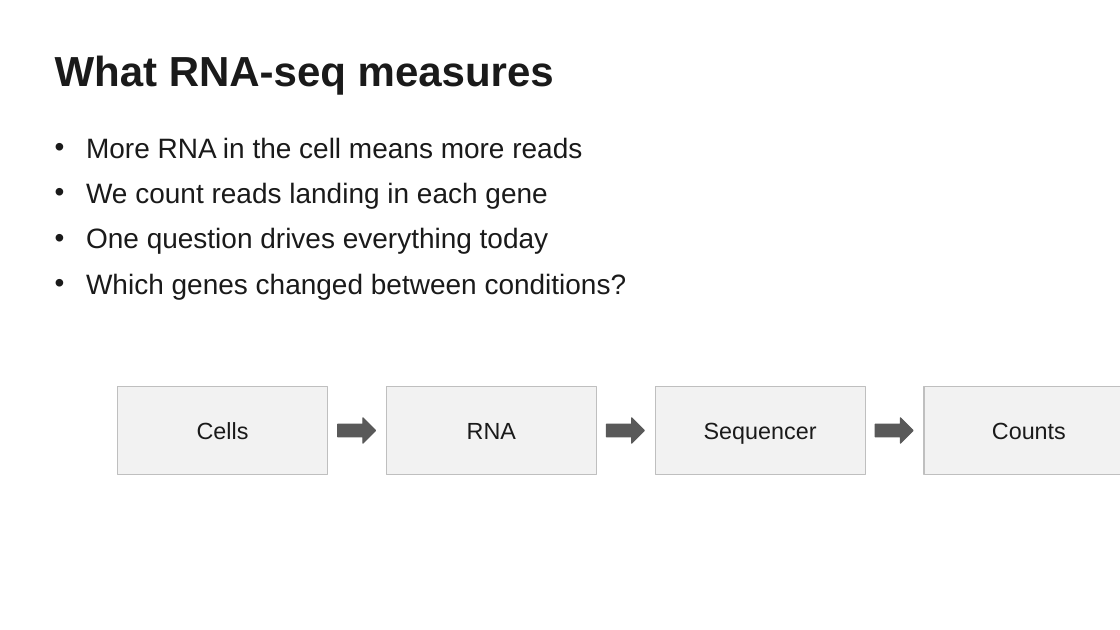
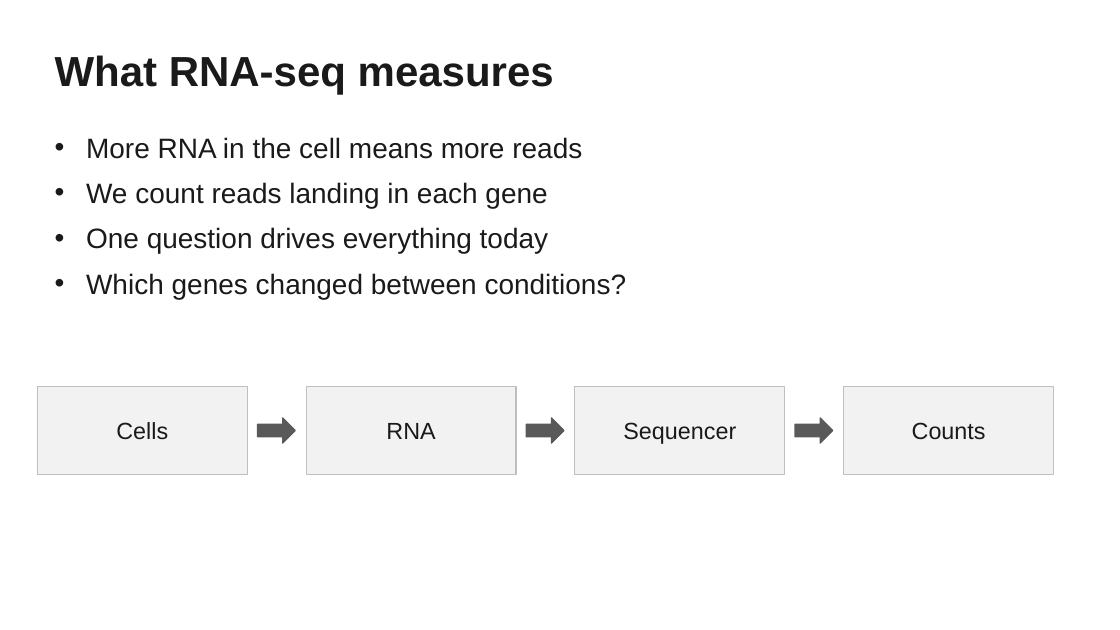
Before and after one commit to savannahmwesigwa/bulk-rnaseq-course, a slide deck: slide 4 of slides/bulk_rnaseq_tutorial.pptx. Drawn at 1120x630 pixels with LibreOffice and Linux fonts; fonts in the diff are those of the drawing. Boxes give left, top, right and bottom in pixels: in the first picture for what was removed or moved away, otherwise in the second. Text is boxed around its words. In the diff, an @@ line names an element or a change of style, - is before the commit and + after.

```diff
--- a/slides/bulk_rnaseq_tutorial.pptx
+++ b/slides/bulk_rnaseq_tutorial.pptx
@@ 4 texts, 4 rectangles, 3 right arrows: place and size @@
-4 texts, 4 rectangles, 3 right arrows at [118, 386, 1120, 475]
+4 texts, 4 rectangles, 3 right arrows at [37, 386, 1054, 475]
```
Also in this commit, not shown: 15 other slides changed, 3 other files.
